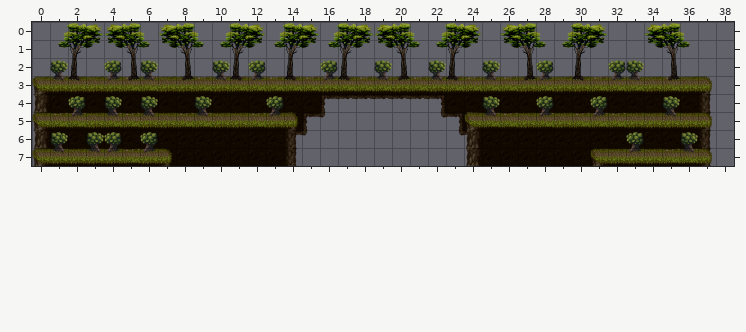
One commit to this Tiled map: Gun Runner/Resources/Chunks/Jungle/1-3.tmx. The first picture shows the starting point.
Cells are 128x128 px. Shown: x 0..38, y 0..7.
The result:
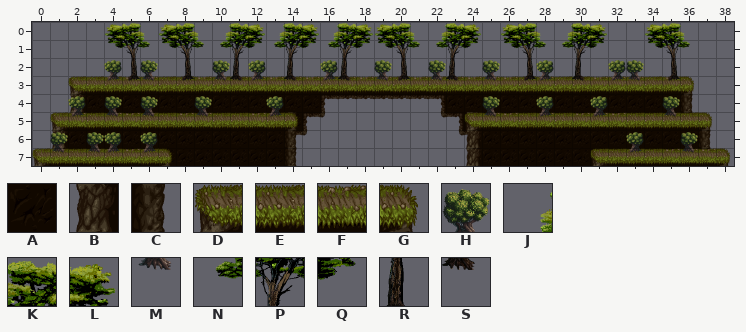
Key: from "tiles_aubrey": A 1, B 4, C 5, D 9, E 10, F 11, G 12, H 102, J 114, K 115, L 116, M 118, N 130, P 131, Q 132, R 147, S 163.
_ is an empty cell.
Tiles replaced or removed in this view: A, B, C, D, E, F, G, H, J, K, L, M, N, P, Q, R, S.
Difference:
Changed rows in their new state; . is an unchanged cell.
Layer "Terrain Background 2":
first column x 0:
4 __B.................................C_
5 __B.................................C_
6 _B....................................
7 _B....................................
Layer "CollisionTop":
first column x 0:
3 __D.................................G_.
5 _D.....................................
7 .....................................FG
Layer "Background":
first column x 1:
0 ___
1 ___
2 __.
3 __.
Boxes around the changes in both pictures, in picture pixels (x1, y1, x2, y2):
changed: (32, 23, 103, 166)
changed: (680, 76, 713, 130)
changed: (698, 148, 731, 166)
